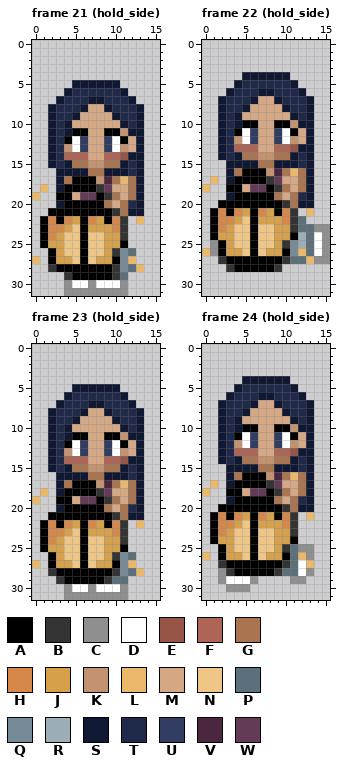
File history of a pixel-art file, art/player_demo.aseprite. Above is the file before it was changed.
16x32 pixels, 24 frames. Shown: frame 21 (hold_side), frame 22 (hold_side), frame 23 (hold_side), frame 24 (hold_side). The commit also changed other frames, which this record leaves out.
Visible layers, top first: "Layer 1", "body".
Palette (. is transparent): A #000000  B #343434  C #8f8f8f  D #ffffff  E #975547  F #ad6556  G #aa754e  H #d6884b  J #d6a04b  K #c3936f  L #e9b86a  M #d6a783  N #efc685  P #5c707b  Q #768b97  R #9badb7  S #101834  T #1f294a  U #313d63  V #4a273f  W #633b56
Pixels before, frame 21 (hold_side), first column x 0:
 5 .....SSSSSS...
 6 ....STTTTTTS..
 7 ...STTTSSTTTS.
 8 ..STTTSMMSTTTS
 9 ..STTSMMMMSTTS
10 ..STSMMMMMMSTS
11 ..STSAAMMAAKSS
12 ..STADUMMUDAMS
13 ..STKDUMMUDKMS
14 ..STFFFMMFFESS
15 ..STSGGKKGGSTS
16 ...SSSSGGSSSTS
17 ...SGAAAKVGLGS
18 .L.SAAAABWMMGS
19 L..AAMWWABGMGS
20 ...SAAAAAGMGTS
21 ..AAAAAAAABGSS
22 .AHAHJAHJAHB.L
23 .AHHJNAJJJHB..
24 .AHJNNANNJJB..
25 .AJJNNANNJJA..
26 ..AJNNANNJBQP.
27 L.AJJNANJJAQL.
28 ..BAAAAAAABQPL
29 ....BAAAAABP..
30 ....CDDCDDDC..
31 ....CCCCCCCC..
Pixels before, frame 22 (hold_side), first column x 0:
 4 .....SSSSSS.....
 5 ....STTTTTTS....
 6 ...STTTSSTTTS...
 7 ..STTTSMMSTTTS..
 8 ..STTSMMMMSTTS..
 9 ..STSMMMMMMSTS..
10 ..STSAAMMAAKSS..
11 ..STADUMMUDAMS..
12 ..STKDUMMUDKMS..
13 ..STFFFMMFFESS..
14 ..STSGGKKGGSTS..
15 ...SSSSGGSSSTS..
16 ...SGAAAKVGLGS..
17 .L.SAAAABWMMGS..
18 L..AAMWWABGMGS..
19 ...SAAAAAGMGTS..
20 ..AAAAAAAABGSS..
21 .AHAHJAHJAHB.L..
22 .AHHJNAJJJHBP...
23 .AHJNNANNJJBPPCC
24 .AJJNNANNJJARPDC
25 .CAJNNANNJBQRPDC
26 LCAJJNANJJAQLPDC
27 ..BAAAAAAABPPLCC
28 ...BAAAAAB......
Pixels before, frame 23 (hold_side), first column x 0:
 5 .....SSSSSS...
 6 ....STTTTTTS..
 7 ...STTTSSTTTS.
 8 ..STTTSMMSTTTS
 9 ..STTSMMMMSTTS
10 ..STSMMMMMMSTS
11 ..STSAAMMAAKSS
12 ..STADUMMUDAMS
13 ..STKDUMMUDKMS
14 ..STFFFMMFFESS
15 ..STSGGKKGGSTS
16 ...SSSSGGSSSTS
17 ...SGAAAKVGLGS
18 .L.SAAAABWMMGS
19 L..AAMWWABGMGS
20 ...SAAAAAGMGTS
21 ..AAAAAAAABGSS
22 .AHAHJAHJAHB.L
23 .AHHJNAJJJHB..
24 .AHJNNANNJJB..
25 .AJJNNANNJJA..
26 ..AJNNANNJBQP.
27 L.AJJNANJJAQL.
28 ..BAAAAAAABQPL
29 ...BAAAAABPP..
30 ....CDDCDDDC..
31 ....CCCCCCCC..
Pixels before, frame 24 (hold_side), first column x 0:
 4 .....SSSSSS...
 5 ....STTTTTTS..
 6 ...STTTSSTTTS.
 7 ..STTTSMMSTTTS
 8 ..STTSMMMMSTTS
 9 ..STSMMMMMMSTS
10 ..STSAAMMAAKSS
11 ..STADUMMUDAMS
12 ..STKDUMMUDKMS
13 ..STFFFMMFFESS
14 ..STSGGKKGGSTS
15 ...SSSSGGSSSTS
16 ...SGAAAKVGLGS
17 .L.SAAAABWMMGS
18 L..AAMWWABGMGS
19 ...SAAAAAGMGTS
20 ..AAAAAAAABGSS
21 .AHAHJAHJAHB.L
22 .AHHJNAJJJHB..
23 .AHJNNANNJJB..
24 .AJJNNANNJJA..
25 ..AJNNANNJBPCC
26 L.AJJNANJJAPLC
27 ..BAAAAAAABPDL
28 ..CBAAAAABPPDC
29 ..CDDDC....CC.
30 ...CCC........
After:
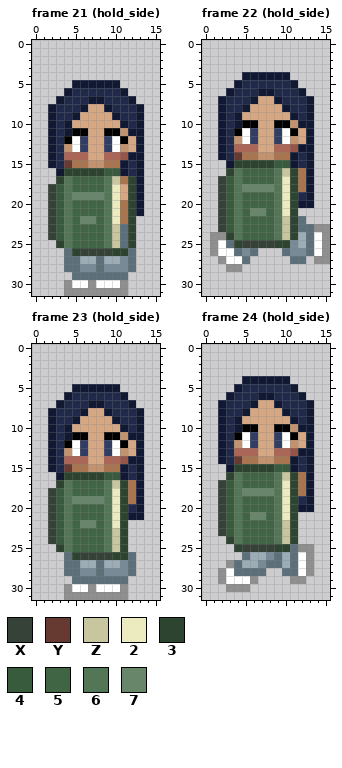
Colours new in this view: X #364238  Y #663931  Z #c8c69f  2 #eceabf  3 #2d4530  4 #385a3d  5 #406545  6 #527656  7 #67866a
Diff:
layer "journal" added
layer "Layer 1" removed
Changed rows in their new state; - is an unchanged pixel.
Frame 21 (hold_side):
first column x 0:
15 ----Y---------
16 ----3333344---
17 ---3655556ZG3-
18 -.X46555562-3-
19 .-X46777762-3-
20 --X46555562-3-
21 --X46555562-3-
22 -.X46577562G3.
23 -.X4655556ZP3-
24 -.X4655556ZP3-
25 -..3655556ZP3-
26 --..P3XXXX33--
27 .-..PPRRPRR-P-
28 --..PPQQPQQ--.
29 ----.PPPPPP---
Frame 22 (hold_side):
first column x 0:
14 ----Y---------
15 ----3333344---
16 ---3655556Z3--
17 -.X465555623--
18 .-X467777623--
19 --X465555623--
20 --X465555623--
21 -.X465775623-.
22 -.X4655556Z3--
23 -.X4655556Z3--
24 -CC3655556Z3--
25 --DP3XXXX33---
26 .-DDPQP...P-Q-
27 --CDDP.....--.
28 ---CC.....----
Frame 23 (hold_side):
first column x 0:
15 ----Y---------
16 ----3333344---
17 ---3655556Z3--
18 -.X465555623--
19 .-X467777623--
20 --X465555623--
21 --X465555623--
22 -.X465775623-.
23 -.X4655556Z3--
24 -.X4655556Z3--
25 -..3655556Z3--
26 --..P3XXXX33--
27 .-..PPRRPRR-P-
28 --..PPQQPQQ--.
29 ---..PPPPP----
Frame 24 (hold_side):
first column x 0:
14 ----Y---------
15 ----3333344---
16 ---3655556Z3--
17 -.X465555623--
18 .-X467777623--
19 --X465555623--
20 --X465555623--
21 -.X465775623-.
22 -.X4655556Z3--
23 -.X4655556Z3--
24 -..3655556Z3--
25 --..3XXXX33---
26 .-...PRRQPR-D-
27 --.CPRRQPPR--C
28 ---DPPPP..----
Pixel boxes of the changes (left, top, right, bottom) in both pictures:
changed: (32, 160, 144, 280)
changed: (202, 152, 314, 272)
changed: (32, 464, 144, 584)
changed: (202, 456, 314, 576)
